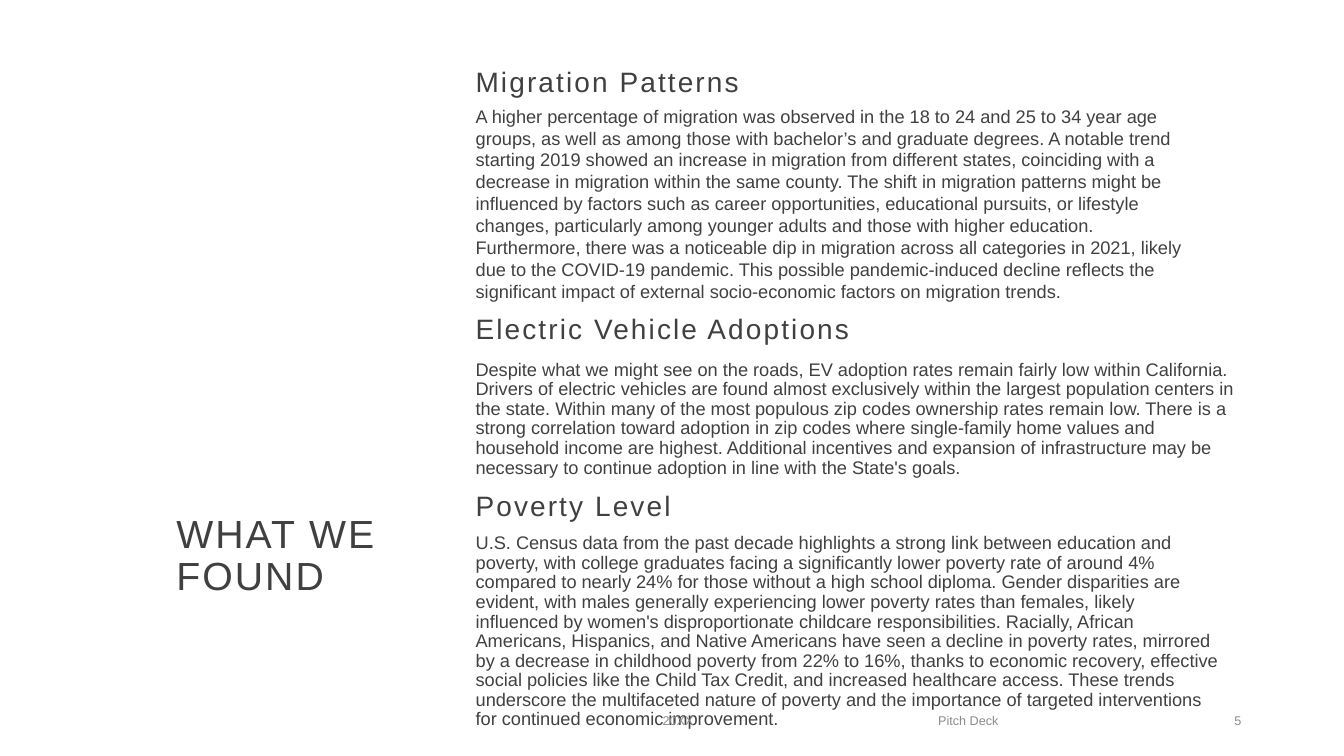
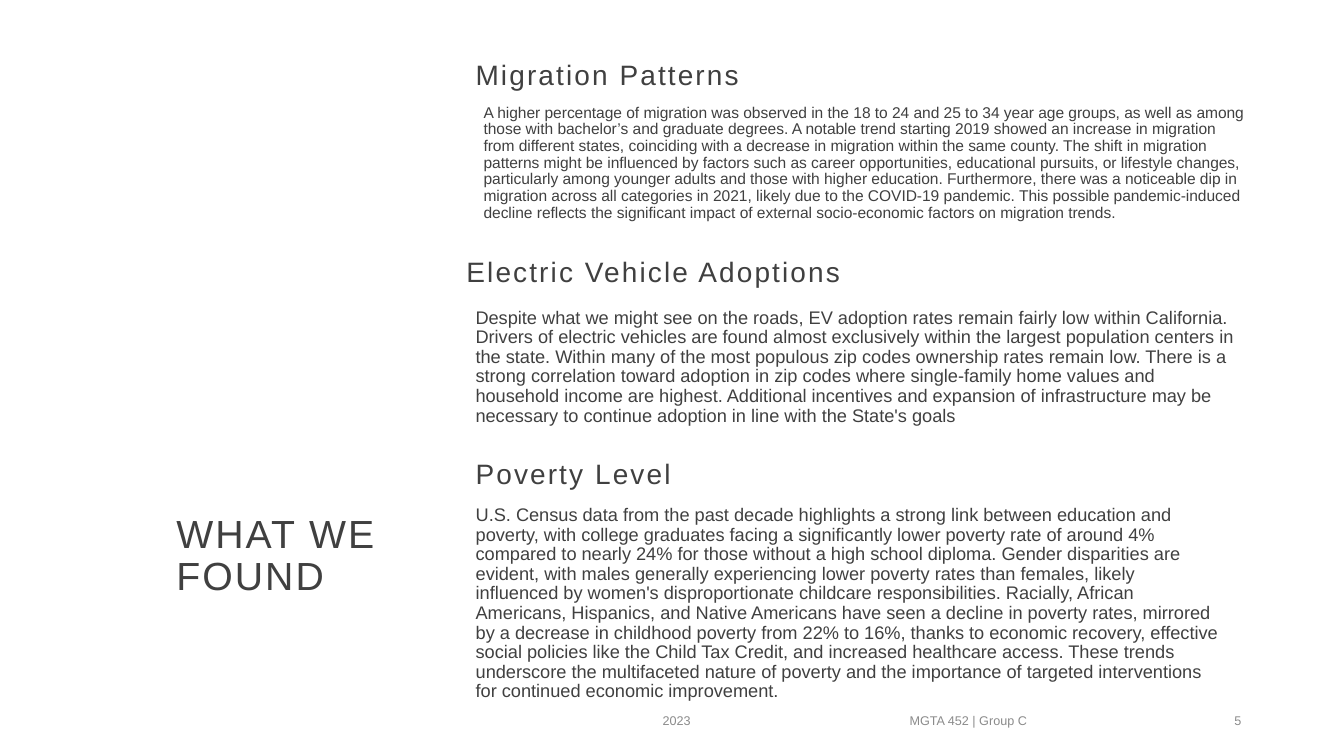
Before and after one commit to rsm-sal072/mgta452_group_c, a slide deck: slide 5 of MGTA452_Final_Presentation_GroupC.pptx. Drawn at 1344x756 pixels with LibreOffice and Linux fonts; fonts in the diff are those of the drawing; background and template pictures are left out. Boxes give left, top, right and bottom in pixels: in the first picture for what was removed or moved away, otherwise in the second. Text is boxed around its words. In the diff, an @@ line names an element or a change of style, - is before the commit and + after.

```diff
--- a/MGTA452_Final_Presentation_GroupC.pptx
+++ b/MGTA452_Final_Presentation_GroupC.pptx
@@ text "Migration Patterns": place and size @@
-text "Migration Patterns" at box(476, 71, 739, 97)
+text "Migration Patterns" at box(476, 64, 739, 91)
@@ text "A higher percentage of migration ...": place and size @@
-text "A higher percentage of migration ..." at box(476, 110, 1181, 280)
+text "A higher percentage of migration ..." at box(484, 106, 1244, 221)
@@ text "A higher percentage of migration ..." at box(484, 106, 1244, 221): size 13 to 11.1 pt; line spacing 1 to 0.9 @@
@@ text "Electric Vehicle Adoptions": place and size @@
-text "Electric Vehicle Adoptions" at box(476, 318, 848, 344)
+text "Electric Vehicle Adoptions" at box(466, 261, 839, 287)
@@ text at box(476, 311, 1233, 426): text changed @@
-Despite what we might see on the roads, EV adoption rates remain fairly low within California. Drivers of electric vehicles are found almost exclusively within the largest population centers in the state. Within many of the most populous zip codes ownership rates remain low. There is a strong correlation toward adoption in zip codes where single-family home values and household income are highest. Additional incentives and expansion of infrastructure may be necessary to continue adoption in line with the State's goals.
+Despite what we might see on the roads, EV adoption rates remain fairly low within California. Drivers of electric vehicles are found almost exclusively within the largest population centers in the state. Within many of the most populous zip codes ownership rates remain low. There is a strong correlation toward adoption in zip codes where single-family home values and household income are highest. Additional incentives and expansion of infrastructure may be necessary to continue adoption in line with the State's goals
@@ text "Poverty Level": place and size @@
-text "Poverty Level" at box(476, 495, 670, 521)
+text "Poverty Level" at box(476, 463, 670, 489)
@@ text "U.S. Census data from the ...": place and size @@
-text "U.S. Census data from the ..." at box(476, 536, 1217, 729)
+text "U.S. Census data from the ..." at box(476, 508, 1217, 701)
@@ text at box(663, 716, 691, 725): text changed @@
-20XX
+2023
@@ text at box(910, 716, 1027, 728): text changed @@
-Pitch Deck
+MGTA 452 | Group C
```
Also in this commit, not shown: 2 other slides changed, 4 other files.
